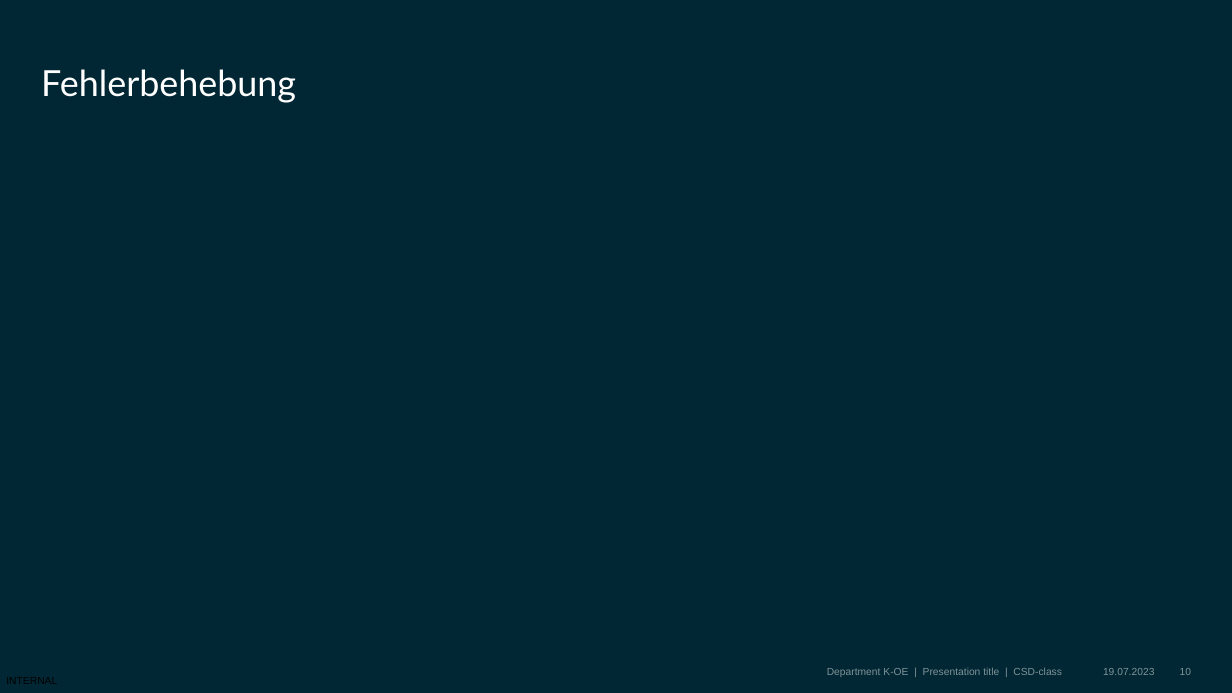
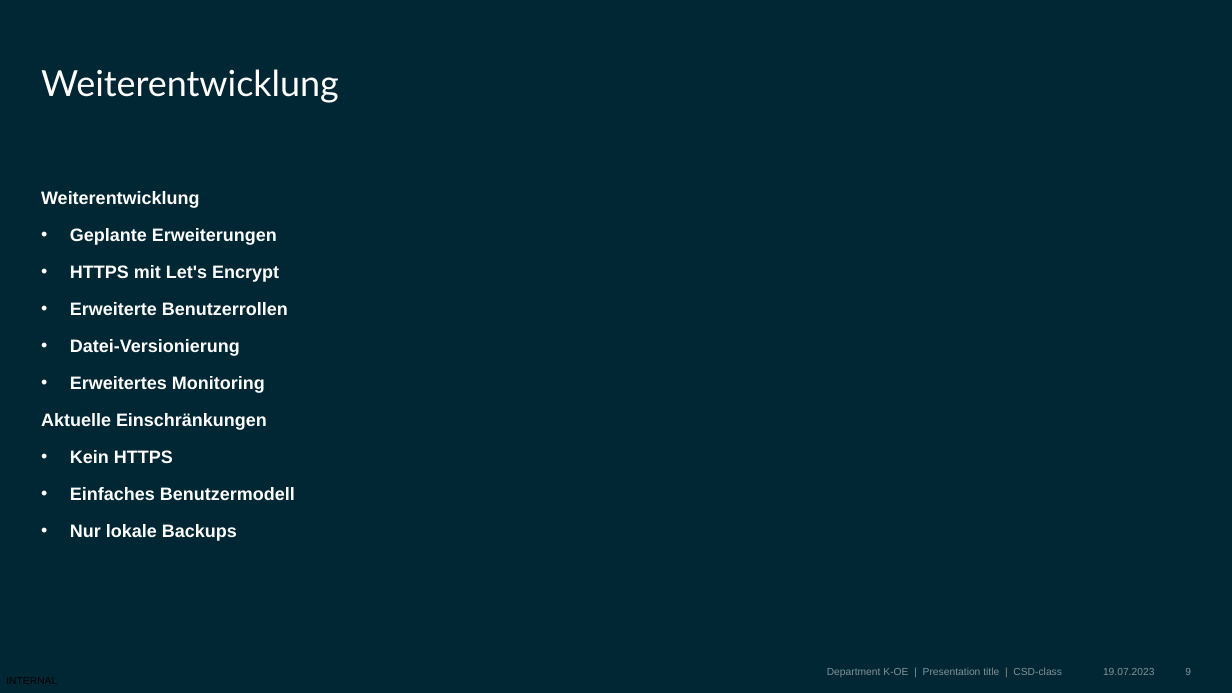
Before and after one commit to BBS2EMDBSEF/Gruppe-C, a slide deck: slide 9 of Dokumentation/Projekt_Präsentation.pptx (slide 10 before the commit). Drawn at 1232x693 pixels with LibreOffice and Linux fonts; fonts in the diff are those of the drawing; background and template pictures are left out. Boxes give left, top, right and bottom in pixels: in the first picture for what was removed or moved away, otherwise in the second. Text is boxed around its words. In the diff, an @@ line names an element or a change of style, - is before the commit and + after.

```diff
--- a/Dokumentation/Projekt_Präsentation.pptx
+++ b/Dokumentation/Projekt_Präsentation.pptx
@@ title at bbox=[41, 69, 339, 103]: text changed @@
-Fehlerbehebung
+Weiterentwicklung
@@ text added at bbox=[41, 191, 295, 541], 14 pt, text #FFFFFF, bold @@
+Weiterentwicklung
+• Geplante Erweiterungen
+• HTTPS mit Let's Encrypt
+• Erweiterte Benutzerrollen
+• Datei-Versionierung
+• Erweitertes Monitoring
+Aktuelle Einschränkungen
+• Kein HTTPS
+• Einfaches Benutzermodell
+• Nur lokale Backups
@@ page number at bbox=[1185, 668, 1191, 675]: text changed @@
-10
+9
```
Also in this commit, not shown: 5 other slides changed, 1 slide removed.
